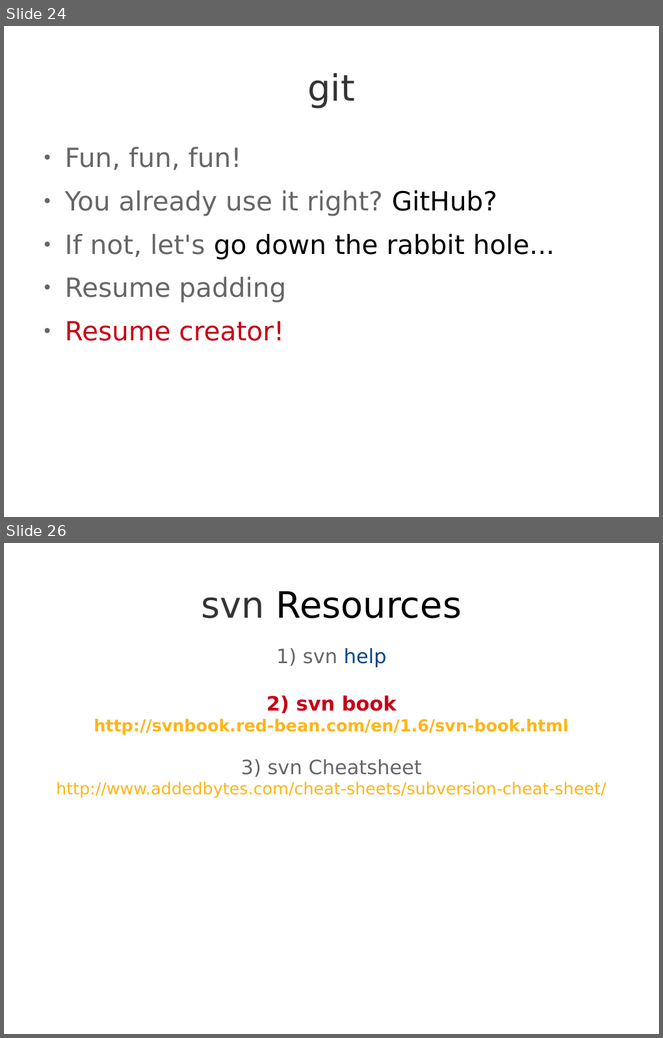
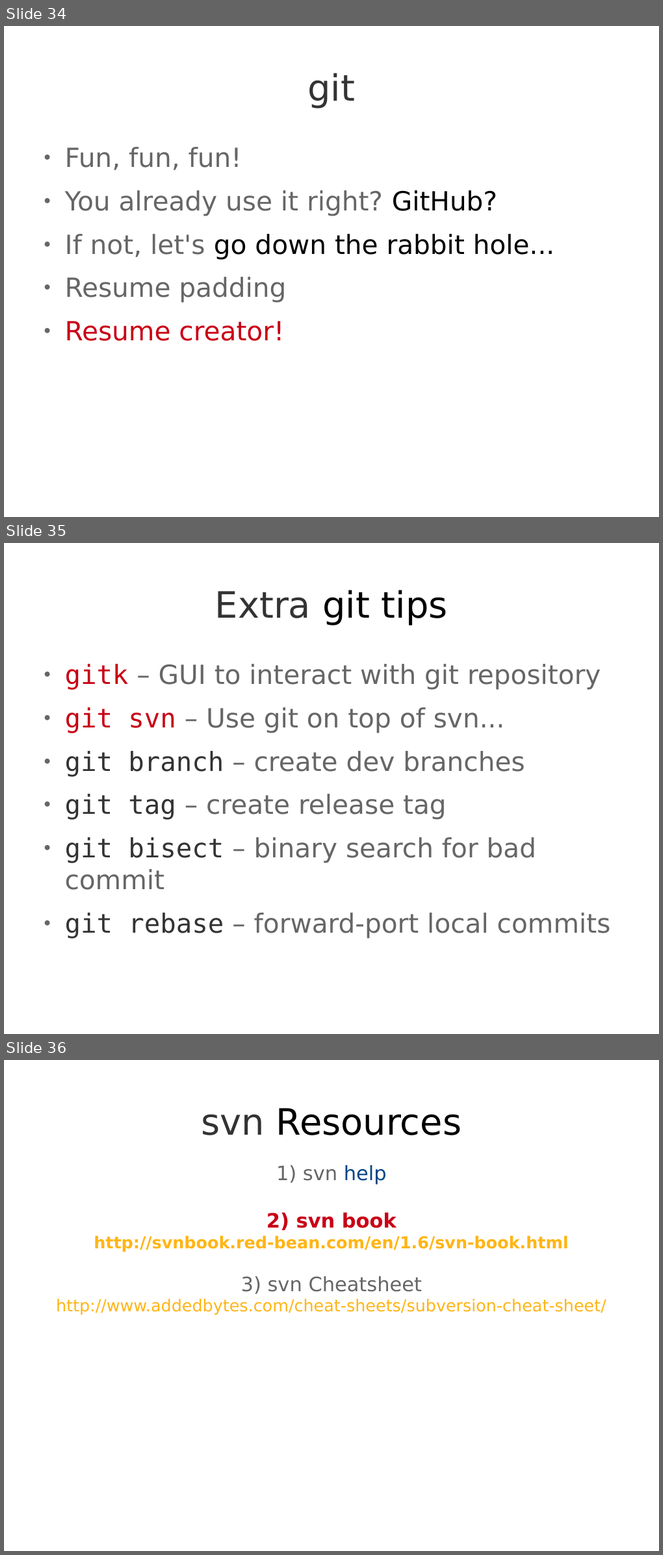
Before and after one commit to theonewolf/15-441-Recitation-Sessions, a slide deck: recitation2/src/recitation2.odp. Shown one above the other, each under a label of ours: slides 24 and 26 before the commit, slides 34, 35 and 36 after it; the slides between them are not shown. The pictures are 663x1038 and 663x1555 pixels, drawn with LibreOffice and Linux fonts; fonts in the diff are those of the drawing. Boxes give left, top, right and bottom in pixels: in the first picture for what was removed or moved away, otherwise in the second. Text is boxed around its words. In the diff, an @@ line names an element or a change of style, - is before the commit and + after.

```diff
--- a/recitation2/src/recitation2.odp
+++ b/recitation2/src/recitation2.odp
@@ slide 35 added at box(4, 543, 659, 1034), background #FFFFFF @@
@@ title added at box(215, 590, 448, 626), 44 pt, text #000000 @@
+Extra git tips
@@ text added at box(65, 664, 611, 939), 32 pt, text #666666 @@
+● gitk – GUI to interact with git repository
+● git svn – Use git on top of svn...
+● git branch – create dev branches
+● git tag – create release tag
+● git bisect – binary search for bad commit
+● git rebase – forward-port local commits
@@ what was slide 24 is now slide 34 @@
@@ what was slide 26 is now slide 36 @@
```
Also in this commit, not shown: 1 slide changed, 10 other slides added, 1 slide removed.
